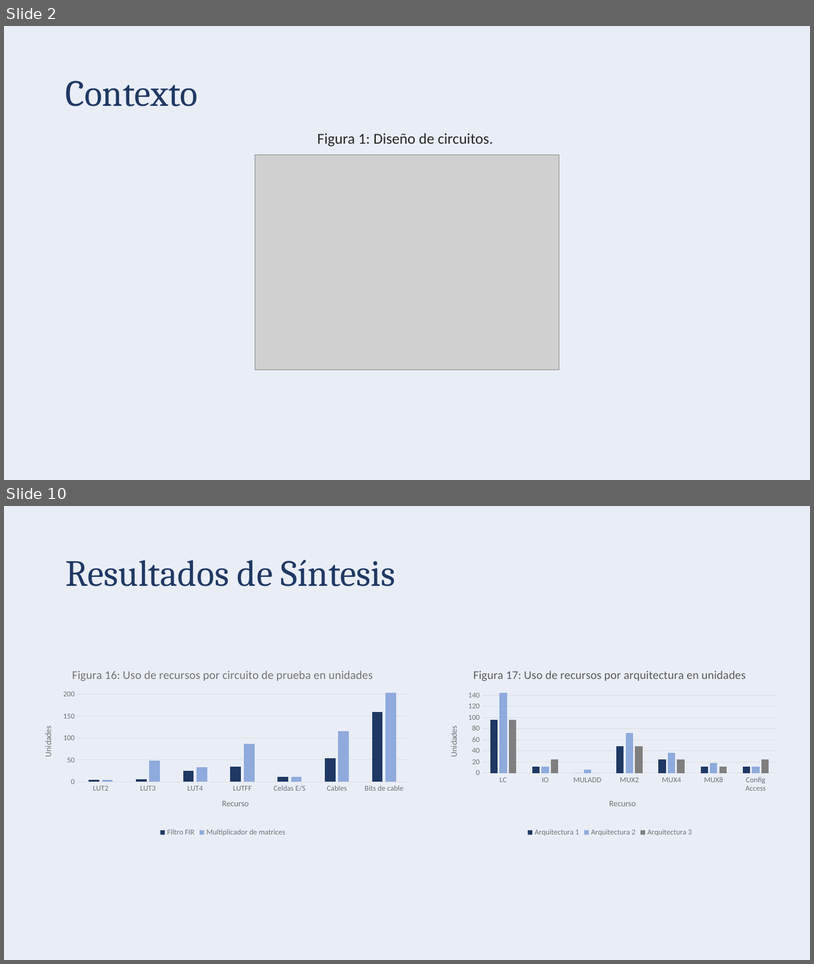
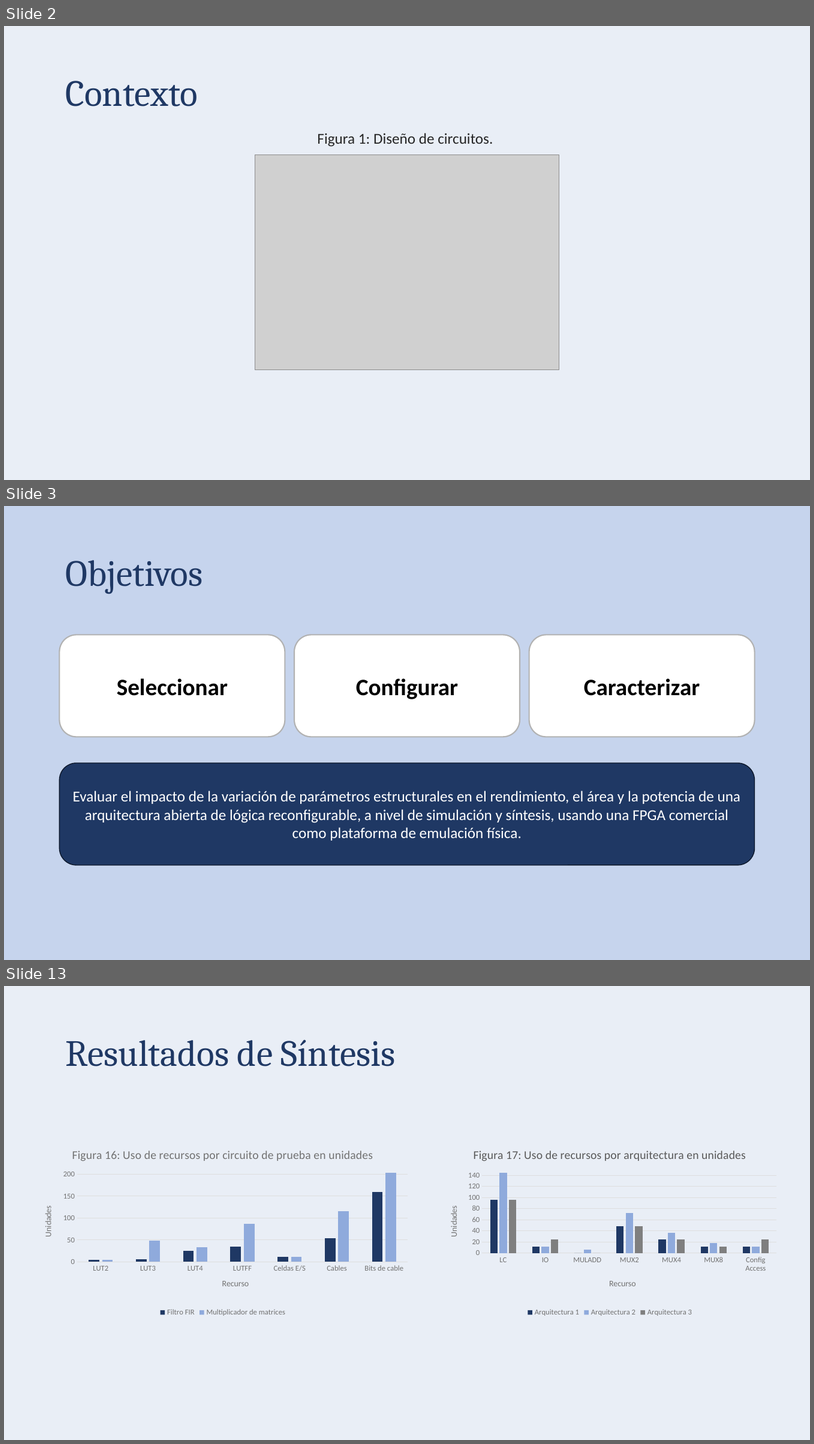
Before and after one commit to Lsandiquesada/TFG_Luis_Diego, a slide deck: Implementacion prueba de concepto FPGA Final.pptx. Shown one above the other, each under a label of ours: slides 2 and 10 before the commit, slides 2, 3 and 13 after it; the slides between them are not shown. The pictures are 814x964 and 814x1444 pixels, drawn with LibreOffice and Linux fonts; fonts in the diff are those of the drawing; grey boxes stand for pictures. Boxes give left, top, right and bottom in pixels: in the first picture for what was removed or moved away, otherwise in the second. Text is boxed around its words. In the diff, an @@ line names an element or a change of style, - is before the commit and + after.

```diff
--- a/Implementacion prueba de concepto FPGA Final.pptx
+++ b/Implementacion prueba de concepto FPGA Final.pptx
@@ slide 3 added at [4, 506, 810, 960], background #FFFFFF @@
@@ rectangle added at [4, 506, 810, 960], fill #8FAADC at 50% opacity @@
@@ title added at [65, 560, 203, 594], 44 pt, text #1F3864 @@
+Objetivos
@@ rounded rectangle added at [60, 635, 285, 737], fill #FFFFFF, outline #B2B2B2 1.5 pt, 28 pt, text #000000, bold @@
+Seleccionar
@@ rounded rectangle added at [294, 635, 520, 737], fill #FFFFFF, outline #B2B2B2 1.5 pt, 28 pt, text #000000, bold @@
+Configurar
@@ rounded rectangle added at [530, 635, 755, 737], fill #FFFFFF, outline #B2B2B2 1.5 pt, 28 pt, text #000000, bold @@
+Caracterizar
@@ rounded rectangle added at [60, 763, 755, 865], fill #1F3864, outline #0E192C 1 pt, 18 pt, text #FFFFFF @@
+Evaluar el impacto de la variación de parámetros estructurales en el rendimiento, el área y la potencia de una arquitectura abierta de lógica reconfigurable, a nivel de simulación y síntesis, usando una FPGA comercial como plataforma de emulación física.
@@ what was slide 10 is now slide 13 @@
```
Also in this commit, not shown: 5 slides changed, 6 other slides added, 3 slides removed.
